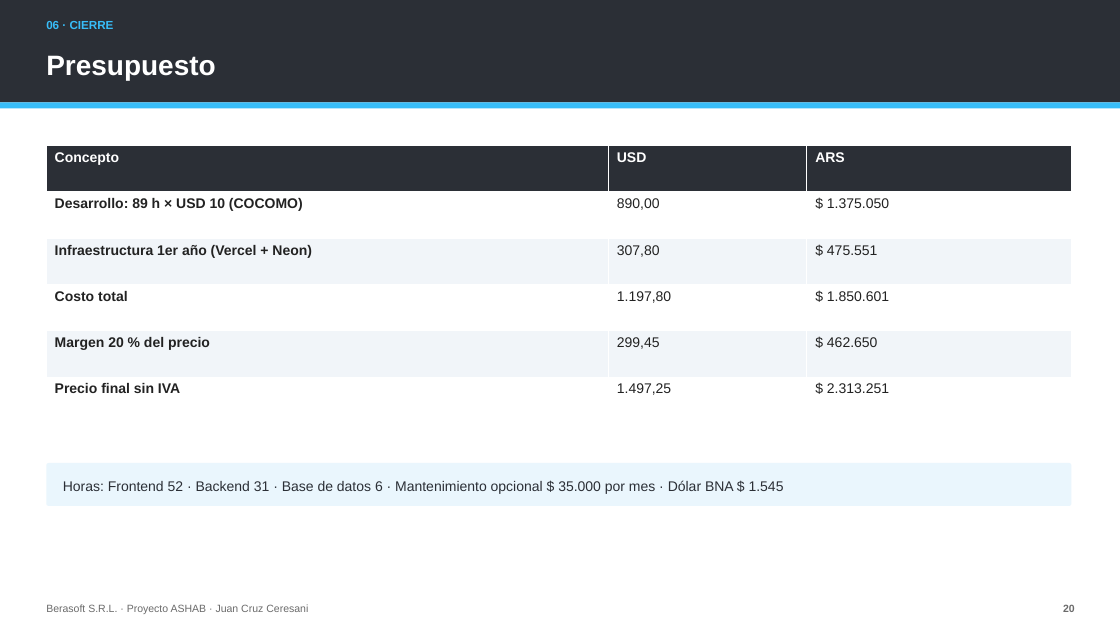
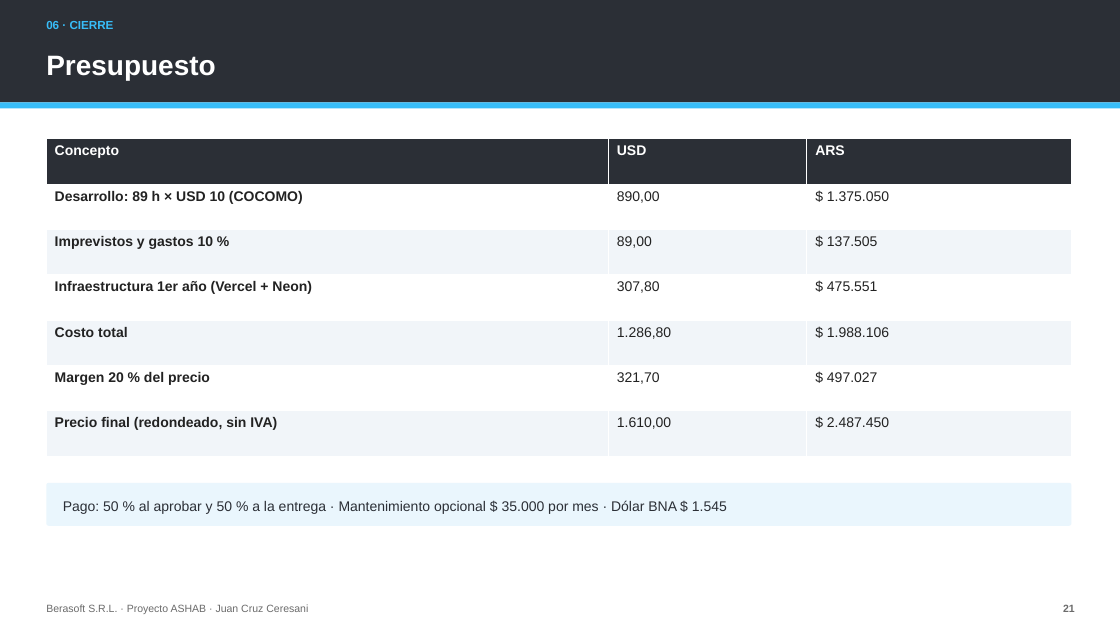
Before and after one commit to Gambeta-latorre/proyecto-consultora, a slide deck: slide 21 of 06_Documentos/Presentacion_ASHAB_Berasoft.pptx (slide 20 before the commit). Drawn at 1120x630 pixels with LibreOffice and Linux fonts; fonts in the diff are those of the drawing. Boxes give left, top, right and bottom in pixels: in the first picture for what was removed or moved away, otherwise in the second. Text is boxed around its words. In the diff, an @@ line names an element or a change of style, - is before the commit and + after.

```diff
--- a/06_Documentos/Presentacion_ASHAB_Berasoft.pptx
+++ b/06_Documentos/Presentacion_ASHAB_Berasoft.pptx
@@ table at (x1=46, y1=139, x2=1071, y2=456) @@
+row 3: Imprevistos y gastos 10 % | 89,00 | $ 137.505
-row 5, column 2: 1.197,80
+row 5, column 2: 1.286,80
-row 5, column 3: $ 1.850.601
+row 5, column 3: $ 1.988.106
-row 6, column 2: 299,45
+row 6, column 2: 321,70
-row 6, column 3: $ 462.650
+row 6, column 3: $ 497.027
-row 6: Precio final sin IVA | 1.497,25 | $ 2.313.251
+row 7: Precio final (redondeado, sin IVA) | 1.610,00 | $ 2.487.450
@@ table resized from (x1=46, y1=145, x2=1071, y2=423) to (x1=46, y1=139, x2=1071, y2=456) @@
@@ rounded rectangle moved from (x1=46, y1=463, x2=1071, y2=506) to (x1=46, y1=483, x2=1071, y2=526) @@
@@ text at (x1=63, y1=500, x2=727, y2=514): text changed @@
-Horas: Frontend 52 · Backend 31 · Base de datos 6 · Mantenimiento opcional $ 35.000 por mes · Dólar BNA $ 1.545
+Pago: 50 % al aprobar y 50 % a la entrega · Mantenimiento opcional $ 35.000 por mes · Dólar BNA $ 1.545
@@ text at (x1=1063, y1=604, x2=1075, y2=612): text changed @@
-20
+21
```
Also in this commit, not shown: 4 other slides changed, 10 slides added, 4 other files.
